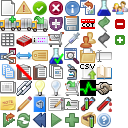
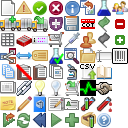
Comparing the layer stacks of the two 128px x 128px images. Changes:
added layer "barcode_16x16.png" above "add_10x10.png" over [112, 48, 128, 64]
